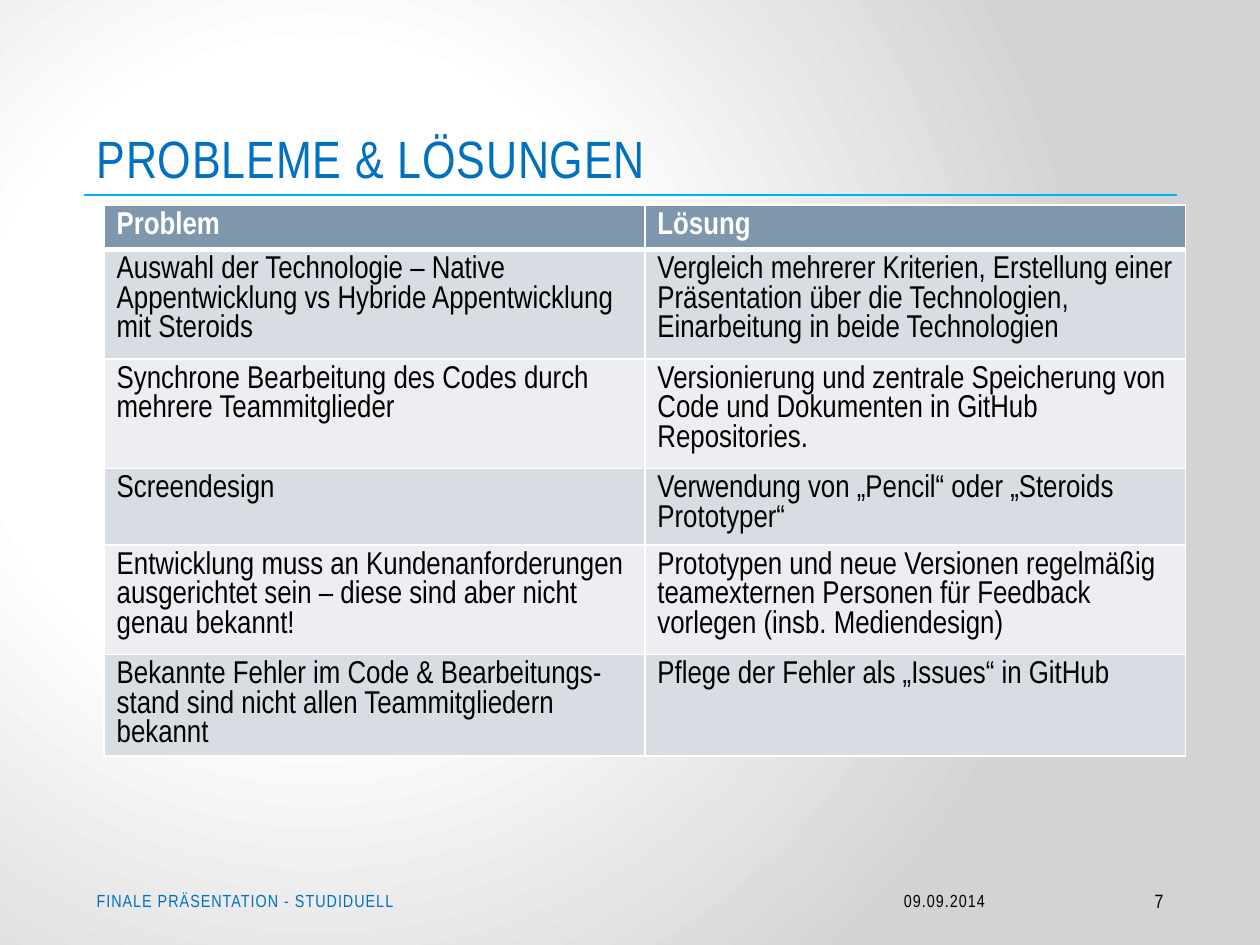
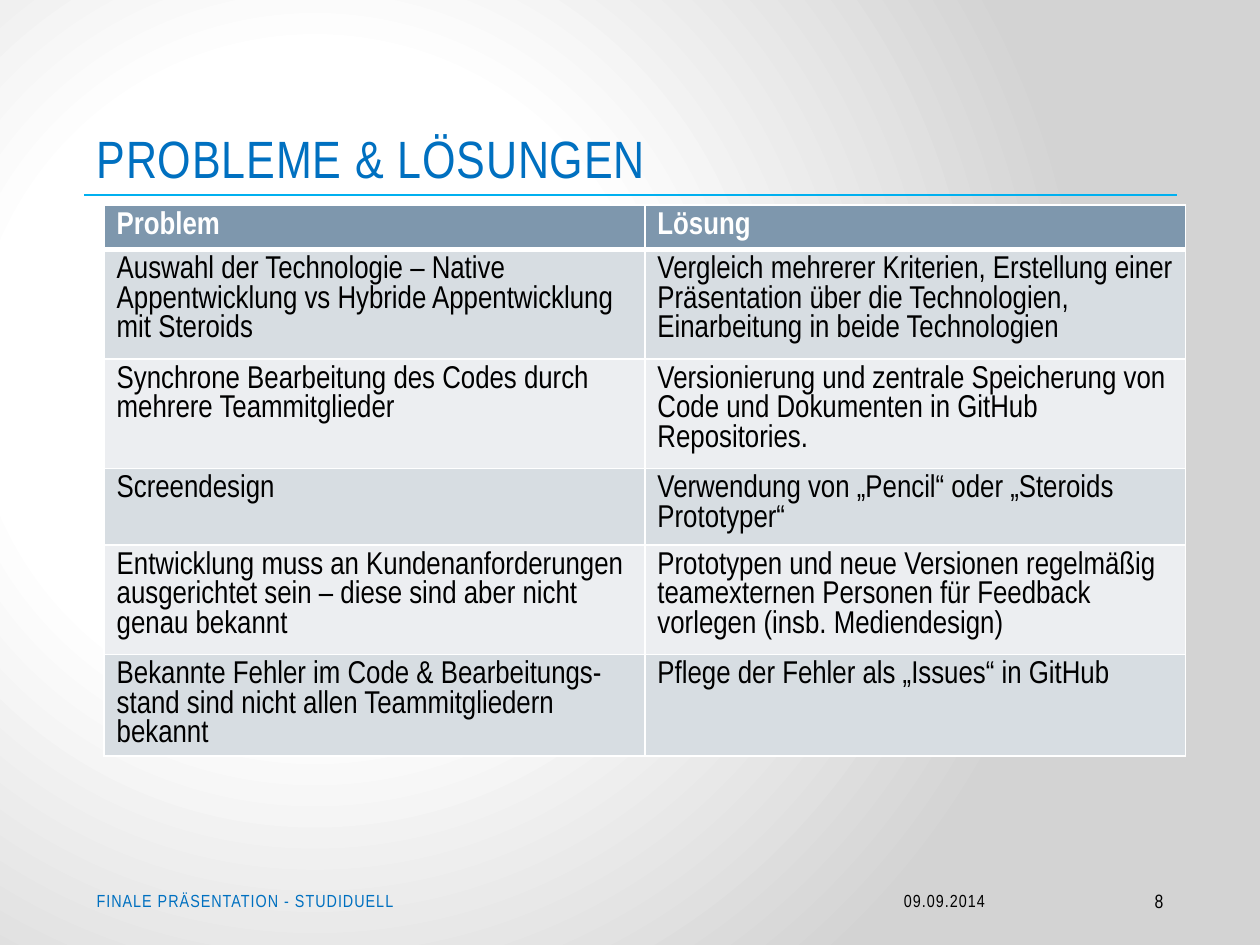
Before and after one commit to Jessi93/Quizduell, a slide deck: slide 8 of Documents/Präsentationen/2014.09.16_Finale Präsentation – Projekt Studiduell.pptx (slide 7 before the commit). Drawn at 1260x945 pixels with LibreOffice and Linux fonts; fonts in the diff are those of the drawing; background and template pictures are left out. Boxes give left, top, right and bottom in pixels: in the first picture for what was removed or moved away, otherwise in the second. Text is boxed around its words. In the diff, an @@ line names an element or a change of style, - is before the commit and + after.

```diff
--- a/Documents/Präsentationen/2014.09.16_Finale Präsentation – Projekt Studiduell.pptx
+++ b/Documents/Präsentationen/2014.09.16_Finale Präsentation – Projekt Studiduell.pptx
@@ table at (105,205,1186,848) @@
-row 5, column 1: Entwicklung muss an Kundenanforderungen ausgerichtet sein – diese sind aber nicht genau bekannt!
+row 5, column 1: Entwicklung muss an Kundenanforderungen ausgerichtet sein – diese sind aber nicht genau bekannt
@@ page number at (1155,894,1164,908): text changed @@
-7
+8
```
Also in this commit, not shown: 2 other slides changed.
